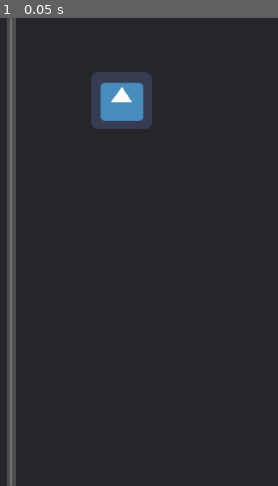
Above: before the commit, frame 1.
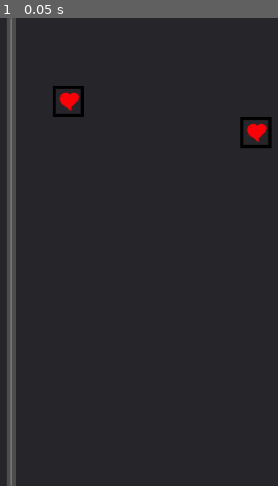
Above: after the commit, the same moment.

Repository: semi-confituriers/tetrogue
Game: Godot game, scene res://game.tscn
The game is run twice, just before and just after one commit, with the same random seed, the same clock (stepped at 60 frames per second) and the same inputs. The engine's default icon, where the game draws it, is replaced by a stand-in: a white triangle on a blue panel in a dark square.
Inputs:
- Up to frame 1 (0.05 s): no input

The runs differ from the first frame. In frame 1, 3.6% of the frame differs, in the area x 19-98%, y 11-28%.

Commit message:
Fixed what was broken.

Diff:
--- a/levels/level1.tscn
+++ b/levels/level1.tscn
@@ -1,8 +1,10 @@
-[gd_scene load_steps=2 format=2]
+[gd_scene load_steps=3 format=2]
 
-[ext_resource path="res://icon.png" type="Texture" id=1]
+[ext_resource path="res://res/maptileset.tres" type="TileSet" id=1]
+[ext_resource path="res://scripts/Level.gd" type="Script" id=2]
 
 [node name="Level" type="Node2D"]
+script = ExtResource( 2 )
 
 [node name="HBoxContainer" type="HBoxContainer" parent="."]
 margin_right = 1024.0
@@ -25,10 +27,6 @@
 "_edit_use_anchors_": false
 }
 
-[node name="Map" type="TileMap" parent="HBoxContainer/Panel/CenterContainer"]
-position = Vector2( 30.0339, 15.0169 )
-format = 1
-
 [node name="VSeparator" type="VSeparator" parent="HBoxContainer"]
 margin_left = 604.0
 margin_right = 608.0
@@ -43,11 +41,13 @@
 margin_bottom = 600.0
 size_flags_horizontal = 3
 
-[node name="Pieces" type="TileMap" parent="HBoxContainer/Panel2"]
-position = Vector2( 19.7327, 28.2236 )
+[node name="Map" type="TileMap" parent="."]
+position = Vector2( 30.0339, 15.0169 )
 format = 1
 
-[node name="icon" type="Sprite" parent="HBoxContainer/Panel2/Pieces"]
-position = Vector2( 115.104, 77.5675 )
-scale = Vector2( 1.21525, 1.13549 )
-texture = ExtResource( 1 )
+[node name="Pieces" type="TileMap" parent="."]
+position = Vector2( 618.651, 6.81787 )
+tile_set = ExtResource( 1 )
+cell_size = Vector2( 40, 40 )
+format = 1
+tile_data = PoolIntArray( 131073, 8, 0, 196615, 8, 0 )
--- /dev/null
+++ b/res/maptileset.tres
@@ -0,0 +1,230 @@
+[gd_resource type="TileSet" load_steps=2 format=2]
+
+[ext_resource path="res://assets/level_tilemap.png" type="Texture" id=1]
+
+[resource]
+resource_name = "MapTileset"
+0/name = "level_tilemap.png 0"
+0/texture = ExtResource( 1 )
+0/tex_offset = Vector2( 0, 0 )
+0/modulate = Color( 1, 1, 1, 1 )
+0/region = Rect2( 48, 48, 40, 40 )
+0/tile_mode = 0
+0/occluder_offset = Vector2( 0, 0 )
+0/navigation_offset = Vector2( 0, 0 )
+0/shape_offset = Vector2( 0, 0 )
+0/shape_transform = Transform2D( 1, 0, 0, 1, 0, 0 )
+0/shape_one_way = false
+0/shape_one_way_margin = 0.0
+0/shapes = [  ]
+0/z_index = 0
+1/name = "level_tilemap.png 1"
+1/texture = ExtResource( 1 )
+1/tex_offset = Vector2( 0, 0 )
+1/modulate = Color( 1, 1, 1, 1 )
+1/region = Rect2( 88, 48, 40, 40 )
+1/tile_mode = 0
+1/occluder_offset = Vector2( 0, 0 )
+1/navigation_offset = Vector2( 0, 0 )
+1/shape_offset = Vector2( 0, 0 )
+1/shape_transform = Transform2D( 1, 0, 0, 1, 0, 0 )
+1/shape_one_way = false
+1/shape_one_way_margin = 0.0
+1/shapes = [  ]
+1/z_index = 0
+2/name = "level_tilemap.png 2"
+2/texture = ExtResource( 1 )
+2/tex_offset = Vector2( 0, 0 )
+2/modulate = Color( 1, 1, 1, 1 )
+2/region = Rect2( 128, 48, 40, 40 )
+2/tile_mode = 0
+2/occluder_offset = Vector2( 0, 0 )
+2/navigation_offset = Vector2( 0, 0 )
+2/shape_offset = Vector2( 0, 0 )
+2/shape_transform = Transform2D( 1, 0, 0, 1, 0, 0 )
+2/shape_one_way = false
+2/shape_one_way_margin = 0.0
+2/shapes = [  ]
+2/z_index = 0
+3/name = "level_tilemap.png 3"
+3/texture = ExtResource( 1 )
+3/tex_offset = Vector2( 0, 0 )
+3/modulate = Color( 1, 1, 1, 1 )
+3/region = Rect2( 48, 88, 40, 40 )
+3/tile_mode = 0
+3/occluder_offset = Vector2( 0, 0 )
+3/navigation_offset = Vector2( 0, 0 )
+3/shape_offset = Vector2( 0, 0 )
+3/shape_transform = Transform2D( 1, 0, 0, 1, 0, 0 )
+3/shape_one_way = false
+3/shape_one_way_margin = 0.0
+3/shapes = [  ]
+3/z_index = 0
+4/name = "level_tilemap.png 4"
+4/texture = ExtResource( 1 )
+4/tex_offset = Vector2( 0, 0 )
+4/modulate = Color( 1, 1, 1, 1 )
+4/region = Rect2( 48, 128, 40, 40 )
+4/tile_mode = 0
+4/occluder_offset = Vector2( 0, 0 )
+4/navigation_offset = Vector2( 0, 0 )
+4/shape_offset = Vector2( 0, 0 )
+4/shape_transform = Transform2D( 1, 0, 0, 1, 0, 0 )
+4/shape_one_way = false
+4/shape_one_way_margin = 0.0
+4/shapes = [  ]
+4/z_index = 0
+5/name = "level_tilemap.png 5"
+5/texture = ExtResource( 1 )
+5/tex_offset = Vector2( 0, 0 )
+5/modulate = Color( 1, 1, 1, 1 )
+5/region = Rect2( 88, 128, 40, 40 )
+5/tile_mode = 0
+5/occluder_offset = Vector2( 0, 0 )
+5/navigation_offset = Vector2( 0, 0 )
+5/shape_offset = Vector2( 0, 0 )
+5/shape_transform = Transform2D( 1, 0, 0, 1, 0, 0 )
+5/shape_one_way = false
+5/shape_one_way_margin = 0.0
+5/shapes = [  ]
+5/z_index = 0
+6/name = "level_tilemap.png 6"
+6/texture = ExtResource( 1 )
+6/tex_offset = Vector2( 0, 0 )
+6/modulate = Color( 1, 1, 1, 1 )
+6/region = Rect2( 128, 128, 40, 40 )
+6/tile_mode = 0
+6/occluder_offset = Vector2( 0, 0 )
+6/navigation_offset = Vector2( 0, 0 )
+6/shape_offset = Vector2( 0, 0 )
+6/shape_transform = Transform2D( 1, 0, 0, 1, 0, 0 )
+6/shape_one_way = false
+6/shape_one_way_margin = 0.0
+6/shapes = [  ]
+6/z_index = 0
+7/name = "level_tilemap.png 7"
+7/texture = ExtResource( 1 )
+7/tex_offset = Vector2( 0, 0 )
+7/modulate = Color( 1, 1, 1, 1 )
+7/region = Rect2( 128, 88, 40, 40 )
+7/tile_mode = 0
+7/occluder_offset = Vector2( 0, 0 )
+7/navigation_offset = Vector2( 0, 0 )
+7/shape_offset = Vector2( 0, 0 )
+7/shape_transform = Transform2D( 1, 0, 0, 1, 0, 0 )
+7/shape_one_way = false
+7/shape_one_way_margin = 0.0
+7/shapes = [  ]
+7/z_index = 0
+8/name = "level_tilemap.png 8"
+8/texture = ExtResource( 1 )
+8/tex_offset = Vector2( 0, 0 )
+8/modulate = Color( 1, 1, 1, 1 )
+8/region = Rect2( 208, 48, 40, 40 )
+8/tile_mode = 0
+8/occluder_offset = Vector2( 0, 0 )
+8/navigation_offset = Vector2( 0, 0 )
+8/shape_offset = Vector2( 0, 0 )
+8/shape_transform = Transform2D( 1, 0, 0, 1, 0, 0 )
+8/shape_one_way = false
+8/shape_one_way_margin = 0.0
+8/shapes = [  ]
+8/z_index = 0
+9/name = "level_tilemap.png 9"
+9/texture = ExtResource( 1 )
+9/tex_offset = Vector2( 0, 0 )
+9/modulate = Color( 1, 1, 1, 1 )
+9/region = Rect2( 248, 48, 40, 40 )
+9/tile_mode = 0
+9/occluder_offset = Vector2( 0, 0 )
+9/navigation_offset = Vector2( 0, 0 )
+9/shape_offset = Vector2( 0, 0 )
+9/shape_transform = Transform2D( 1, 0, 0, 1, 0, 0 )
+9/shape_one_way = false
+9/shape_one_way_margin = 0.0
+9/shapes = [  ]
+9/z_index = 0
+10/name = "level_tilemap.png 10"
+10/texture = ExtResource( 1 )
+10/tex_offset = Vector2( 0, 0 )
+10/modulate = Color( 1, 1, 1, 1 )
+10/region = Rect2( 208, 88, 40, 40 )
+10/tile_mode = 0
+10/occluder_offset = Vector2( 0, 0 )
+10/navigation_offset = Vector2( 0, 0 )
+10/shape_offset = Vector2( 0, 0 )
+10/shape_transform = Transform2D( 1, 0, 0, 1, 0, 0 )
+10/shape_one_way = false
+10/shape_one_way_margin = 0.0
+10/shapes = [  ]
+10/z_index = 0
+11/name = "level_tilemap.png 11"
+11/texture = ExtResource( 1 )
+11/tex_offset = Vector2( 0, 0 )
+11/modulate = Color( 1, 1, 1, 1 )
+11/region = Rect2( 248, 88, 40, 40 )
+11/tile_mode = 0
+11/occluder_offset = Vector2( 0, 0 )
+11/navigation_offset = Vector2( 0, 0 )
+11/shape_offset = Vector2( 0, 0 )
+11/shape_transform = Transform2D( 1, 0, 0, 1, 0, 0 )
+11/shape_one_way = false
+11/shape_one_way_margin = 0.0
+11/shapes = [  ]
+11/z_index = 0
+12/name = "level_tilemap.png 12"
+12/texture = ExtResource( 1 )
+12/tex_offset = Vector2( 0, 0 )
+12/modulate = Color( 1, 1, 1, 1 )
+12/region = Rect2( 208, 128, 40, 40 )
+12/tile_mode = 0
+12/occluder_offset = Vector2( 0, 0 )
+12/navigation_offset = Vector2( 0, 0 )
+12/shape_offset = Vector2( 0, 0 )
+12/shape_transform = Transform2D( 1, 0, 0, 1, 0, 0 )
+12/shape_one_way = false
+12/shape_one_way_margin = 0.0
+12/shapes = [  ]
+12/z_index = 0
+13/name = "level_tilemap.png 13"
+13/texture = ExtResource( 1 )
+13/tex_offset = Vector2( 0, 0 )
+13/modulate = Color( 1, 1, 1, 1 )
+13/region = Rect2( 248, 128, 40, 40 )
+13/tile_mode = 0
+13/occluder_offset = Vector2( 0, 0 )
+13/navigation_offset = Vector2( 0, 0 )
+13/shape_offset = Vector2( 0, 0 )
+13/shape_transform = Transform2D( 1, 0, 0, 1, 0, 0 )
+13/shape_one_way = false
+13/shape_one_way_margin = 0.0
+13/shapes = [  ]
+13/z_index = 0
+14/name = "level_tilemap.png 14"
+14/texture = ExtResource( 1 )
+14/tex_offset = Vector2( 0, 0 )
+14/modulate = Color( 1, 1, 1, 1 )
+14/region = Rect2( 208, 168, 40, 40 )
+14/tile_mode = 0
+14/occluder_offset = Vector2( 0, 0 )
+14/navigation_offset = Vector2( 0, 0 )
+14/shape_offset = Vector2( 0, 0 )
+14/shape_transform = Transform2D( 1, 0, 0, 1, 0, 0 )
+14/shape_one_way = false
+14/shape_one_way_margin = 0.0
+14/shapes = [  ]
+14/z_index = 0
+15/name = "level_tilemap.png 15"
+15/texture = ExtResource( 1 )
+15/tex_offset = Vector2( 0, 0 )
+15/modulate = Color( 1, 1, 1, 1 )
+15/region = Rect2( 248, 168, 40, 40 )
+15/tile_mode = 0
+15/occluder_offset = Vector2( 0, 0 )
+15/navigation_offset = Vector2( 0, 0 )
+15/shape_offset = Vector2( 0, 0 )
+15/shape_transform = Transform2D( 1, 0, 0, 1, 0, 0 )
+15/shape_one_way = false
+15/shape_one_way_margin = 0.0
+15/shapes = [  ]
+15/z_index = 0
--- /dev/null
+++ b/scripts/Level.gd
@@ -0,0 +1,64 @@
+extends Node2D
+
+
+# Declare member variables here. Examples:
+# var a = 2
+# var b = "text"
+
+var mapTileMap;
+var piecesTileMap;
+var dragging;
+var draggedSprite;
+var draggedTileID;
+var draggedTileFrom;
+
+
+# Called when the node enters the scene tree for the first time.
+func _ready():
+	mapTileMap = $Map
+	piecesTileMap = $Pieces
+	dragging = false
+	draggedSprite = null
+	draggedTileID = null
+	draggedTileFrom = null
+
+func _input(event):
+
+	if event is InputEventMouseButton && event.button_index == BUTTON_LEFT:
+		var piecesRelPos = event.position - piecesTileMap.position
+		if event.pressed:
+			if piecesRelPos.x >= 0:
+				var gridPos = piecesTileMap.world_to_map(piecesRelPos)
+				var tileID = piecesTileMap.get_cellv(gridPos)
+				if not dragging && tileID != -1:
+					print("Dragging started at at: ", piecesRelPos, " tileID=", tileID)
+					dragging = true
+					draggedTileID = tileID
+					draggedTileFrom = gridPos
+					draggedSprite = Sprite.new()
+					draggedSprite.texture = piecesTileMap.tile_set.tile_get_texture(tileID)
+					draggedSprite.region_rect = piecesTileMap.tile_set.tile_get_region(tileID)
+					draggedSprite.region_enabled = true
+					add_child(draggedSprite);
+		else:
+			if dragging:
+				print("Dragging stopped at: ", event.position)
+				dragging = false
+				draggedSprite.queue_free()
+				draggedSprite = null
+
+				if piecesRelPos.x >= 0:
+					# Dropped in pieces section
+					var gridPos = piecesTileMap.world_to_map(piecesRelPos)
+					piecesTileMap.set_cell(draggedTileFrom.x, draggedTileFrom.y, -1)
+					piecesTileMap.set_cell(gridPos.x, gridPos.y, draggedTileID)
+
+
+	elif event is InputEventMouseMotion && dragging:
+		draggedSprite.position = event.position
+
+
+
+# Called every frame. 'delta' is the elapsed time since the previous frame.
+#func _process(delta):
+#	pass
